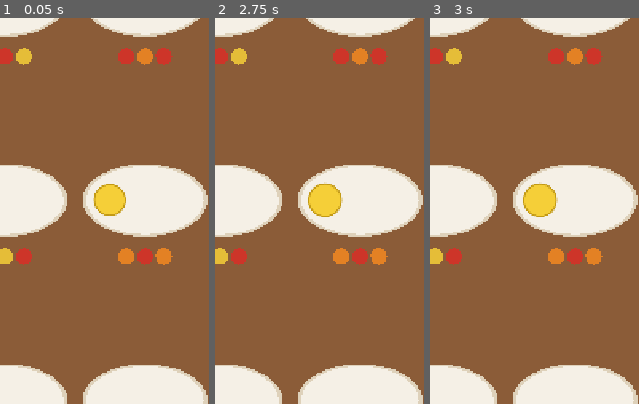
Above: before the commit, frames 1-3 (left to right).
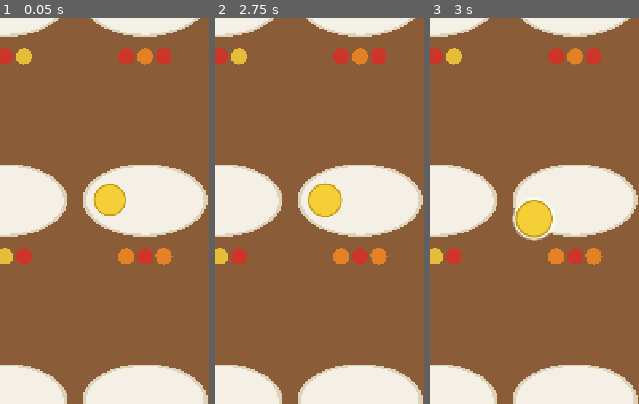
Above: after the commit, the same moments.

Repository: y-xin12/Food-Sort
Game: Godot game, scene res://scenes/main.tscn
The game is run twice, just before and just after one commit, with the same random seed, the same clock (stepped at 60 frames per second) and the same inputs.
Inputs (mouse positions are % of the whole screen's width and height, from its top left):
- Up to frame 1 (0.05 s): no input
- Up to frame 2 (2.75 s): click "Restart" at 0.5 s; click "Restart" at 1.25 s; click "Restart" at 2 s
- Up to frame 3 (3 s): tap Enter at 2.75 s; move the mouse to (74, 45) at 2.77 s; click (74, 45) at 2.92 s
The pictures show only the part of the screen within x 49-99%, y 19-69%; the shares and areas given below are measured in that part.

Frames 1-2 are identical in both runs. In frame 3, 2.0% of the frame differs, in the area x 39-62%, y 42-58%.

Commit message:
Author game layout in Godot and fix fruit dragging

Diff:
--- a/scenes/main.tscn
+++ b/scenes/main.tscn
@@ -1,6 +1,7 @@
-[gd_scene load_steps=2 format=3]
+[gd_scene load_steps=3 format=3]
 
 [ext_resource type="Script" path="res://scripts/main.gd" id="1_main"]
+[ext_resource type="PackedScene" path="res://scenes/plate.tscn" id="2_plate"]
 
 [node name="Main" type="Control"]
 anchors_preset = 15
@@ -8,4 +9,132 @@
 anchor_bottom = 1.0
 grow_horizontal = 2
 grow_vertical = 2
+mouse_filter = 2
 script = ExtResource("1_main")
+
+[node name="Background" type="ColorRect" parent="."]
+anchors_preset = 15
+anchor_right = 1.0
+anchor_bottom = 1.0
+grow_horizontal = 2
+grow_vertical = 2
+mouse_filter = 2
+color = Color(0.545, 0.36, 0.22, 1)
+
+[node name="Plates" type="Control" parent="."]
+anchors_preset = 15
+anchor_right = 1.0
+anchor_bottom = 1.0
+grow_horizontal = 2
+grow_vertical = 2
+mouse_filter = 2
+
+[node name="Plate1" parent="Plates" instance=ExtResource("2_plate")]
+offset_left = 24.0
+offset_top = 130.0
+offset_right = 248.0
+offset_bottom = 450.0
+plate_index = 0
+
+[node name="Plate2" parent="Plates" instance=ExtResource("2_plate")]
+offset_left = 248.0
+offset_top = 130.0
+offset_right = 472.0
+offset_bottom = 450.0
+plate_index = 1
+
+[node name="Plate3" parent="Plates" instance=ExtResource("2_plate")]
+offset_left = 472.0
+offset_top = 130.0
+offset_right = 696.0
+offset_bottom = 450.0
+plate_index = 2
+
+[node name="Plate4" parent="Plates" instance=ExtResource("2_plate")]
+offset_left = 24.0
+offset_top = 450.0
+offset_right = 248.0
+offset_bottom = 770.0
+plate_index = 3
+
+[node name="Plate5" parent="Plates" instance=ExtResource("2_plate")]
+offset_left = 248.0
+offset_top = 450.0
+offset_right = 472.0
+offset_bottom = 770.0
+plate_index = 4
+
+[node name="Plate6" parent="Plates" instance=ExtResource("2_plate")]
+offset_left = 472.0
+offset_top = 450.0
+offset_right = 696.0
+offset_bottom = 770.0
+plate_index = 5
+
+[node name="Plate7" parent="Plates" instance=ExtResource("2_plate")]
+offset_left = 24.0
+offset_top = 770.0
+offset_right = 248.0
+offset_bottom = 1090.0
+plate_index = 6
+
+[node name="Plate8" parent="Plates" instance=ExtResource("2_plate")]
+offset_left = 248.0
+offset_top = 770.0
+offset_right = 472.0
+offset_bottom = 1090.0
+plate_index = 7
+
+[node name="Plate9" parent="Plates" instance=ExtResource("2_plate")]
+offset_left = 472.0
+offset_top = 770.0
+offset_right = 696.0
+offset_bottom = 1090.0
+plate_index = 8
+
+[node name="Title" type="Label" parent="."]
+anchor_right = 1.0
+offset_top = 16.0
+mouse_filter = 2
+theme_override_colors/font_color = Color(0.97, 0.95, 0.9, 1)
+theme_override_font_sizes/font_size = 40
+text = "Food Sort"
+horizontal_alignment = 1
+
+[node name="Counter" type="Label" parent="."]
+anchor_right = 1.0
+offset_top = 68.0
+mouse_filter = 2
+theme_override_colors/font_color = Color(0.97, 0.95, 0.9, 1)
+theme_override_font_sizes/font_size = 26
+text = "Trios cleared: 0 / 12"
+horizontal_alignment = 1
+
+[node name="Completion" type="Label" parent="."]
+anchor_right = 1.0
+offset_top = 1100.0
+mouse_filter = 2
+theme_override_colors/font_color = Color(0.99, 0.93, 0.6, 1)
+theme_override_font_sizes/font_size = 36
+text = "Level complete!"
+horizontal_alignment = 1
+
+[node name="Restart" type="Button" parent="."]
+anchor_left = 0.5
+anchor_right = 0.5
+offset_left = -110.0
+offset_top = 1172.0
+offset_right = 110.0
+offset_bottom = 1244.0
+theme_override_font_sizes/font_size = 30
+text = "Restart"
+
+[node name="DragLayer" type="Control" parent="."]
+anchors_preset = 15
+anchor_right = 1.0
+anchor_bottom = 1.0
+grow_horizontal = 2
+grow_vertical = 2
+mouse_filter = 2
+
+[connection signal="pressed" from="Restart" to="." method="_on_restart_pressed"]
--- a/scenes/plate.tscn
+++ b/scenes/plate.tscn
@@ -3,4 +3,7 @@
 [ext_resource type="Script" path="res://scripts/plate.gd" id="1_plate"]
 
 [node name="Plate" type="Control"]
+offset_right = 224.0
+offset_bottom = 320.0
+mouse_filter = 2
 script = ExtResource("1_plate")
--- a/scripts/fruit_view.gd
+++ b/scripts/fruit_view.gd
@@ -1,3 +1,4 @@
+@tool
 ## One fruit placeholder visual: a solid colored circle drawn per fruit ID.
 ## Swap the drawing here for sprites later; the rules only use fruit IDs.
 class_name FruitView
@@ -25,7 +26,12 @@
 	var center := Vector2.ONE * radius
 	if highlighted:
 		draw_circle(center, radius + 6.0, Color(1.0, 1.0, 0.95, 0.35))
-	draw_circle(center, radius, FruitData.color_of(fruit_id))
-	draw_arc(center, radius, 0.0, TAU, 40, FruitData.outline_color_of(fruit_id), 2.5, true)
+	draw_fruit(self, center, radius, fruit_id)
 	if highlighted:
 		draw_arc(center, radius + 2.5, 0.0, TAU, 40, Color(1.0, 1.0, 0.95, 0.9), 2.5, true)
+
+
+## Shares the fruit artwork between the editor preview and the game.
+static func draw_fruit(canvas: CanvasItem, center: Vector2, fruit_radius: float, id: String) -> void:
+	canvas.draw_circle(center, fruit_radius, FruitData.color_of(id))
+	canvas.draw_arc(center, fruit_radius, 0.0, TAU, 40, FruitData.outline_color_of(id), 2.5, true)
--- a/scripts/main.gd
+++ b/scripts/main.gd
@@ -1,115 +1,65 @@
-## Main scene: warm-brown background, the 3x3 plate grid, HUD, restart
-## button and the mouse/touch drag-and-drop controller. Board rules live in
-## board.gd, the level data in level_data.gd and the plate visuals in
-## plate.gd / plate.tscn (instanced nine times).
+## Wires the authored scene to the board and handles mouse and touch drags.
 extends Control
 
-const GRID_ORIGIN := Vector2(24.0, 130.0)
-const CELL_SIZE := Vector2(224.0, 320.0)
-const GRID_COLUMNS := 3
-const GRID_ROWS := 3
-const PLATE_SCENE := preload("res://scenes/plate.tscn")
-
-const BACKGROUND_COLOR := Color(0.545, 0.36, 0.22)
-const HUD_TEXT_COLOR := Color(0.97, 0.95, 0.9)
-const COMPLETION_COLOR := Color(0.99, 0.93, 0.6)
-
 ## Drag state: {"plate": int, "slot": int, "view": FruitView, "index": int}.
+## A mouse drag uses index -1.
 var drag: Dictionary = {}
-## True while clear/refill events are animating; input is ignored then.
 var busy := false
-
 var board: Board
-var plates: Array = []
-var drag_layer: Control
-var counter_label: Label
-var completion_label: Label
-var restart_button: Button
+var plates: Array[PlateView] = []
+
+@onready var drag_layer: Control = $DragLayer
+@onready var counter_label: Label = $Counter
+@onready var completion_label: Label = $Completion
+@onready var restart_button: Button = $Restart
 
 
 func _ready() -> void:
-	_build_hud()
-	_build_plates()
-	drag_layer = Control.new()
-	drag_layer.set_anchors_preset(Control.PRESET_FULL_RECT)
-	drag_layer.mouse_filter = Control.MOUSE_FILTER_IGNORE
-	add_child(drag_layer)
+	plates.resize(LevelData.STARTING_CONTENTS.size())
+	for plate: PlateView in $Plates.get_children():
+		plates[plate.plate_index] = plate
+	get_window().focus_exited.connect(_cancel_drag)
 	board = Board.new()
 	board.load_save()
 	_refresh_all()
-	_update_hud()
-
-
-func _build_hud() -> void:
-	var background := ColorRect.new()
-	background.color = BACKGROUND_COLOR
-	background.set_anchors_preset(Control.PRESET_FULL_RECT)
-	background.mouse_filter = Control.MOUSE_FILTER_STOP
-	add_child(background)
-
-	var title_label := _add_centered_label("Food Sort", 40, 16, HUD_TEXT_COLOR)
-	add_child(title_label)
-	counter_label = _add_centered_label("", 26, 68, HUD_TEXT_COLOR)
-	add_child(counter_label)
-	completion_label = _add_centered_label("Level complete!", 36, 1100, COMPLETION_COLOR)
-	completion_label.visible = false
-	add_child(completion_label)
-
-	restart_button = Button.new()
-	restart_button.text = "Restart"
-	restart_button.add_theme_font_size_override("font_size", 30)
-	restart_button.custom_minimum_size = Vector2(220.0, 72.0)
-	restart_button.position = Vector2(250.0, 1172.0)
-	restart_button.pressed.connect(_on_restart_pressed)
-	add_child(restart_button)
-
-
-func _add_centered_label(text: String, font_size: int, y: float, color: Color) -> Label:
-	var label := Label.new()
-	label.text = text
-	label.horizontal_alignment = HORIZONTAL_ALIGNMENT_CENTER
-	label.add_theme_font_size_override("font_size", font_size)
-	label.add_theme_color_override("font_color", color)
-	label.set_anchors_preset(Control.PRESET_TOP_WIDE)
-	label.offset_top = y
-	return label
-
-
-func _build_plates() -> void:
-	var plate_scene: PackedScene = PLATE_SCENE
-	for row in GRID_ROWS:
-		for column in GRID_COLUMNS:
-			var plate: PlateView = plate_scene.instantiate()
-			plate.setup(row * GRID_COLUMNS + column)
-			plate.position = GRID_ORIGIN + Vector2(column, row) * CELL_SIZE
-			plate.size = CELL_SIZE
-			add_child(plate)
-			plates.append(plate)
-
-
-
-## Unified mouse and touch input. With touch-from-mouse emulation enabled,
-## duplicate events are harmless: pickup only starts when nothing is held
-## and release only acts while something is held.
+
+
+## Let GUI controls handle presses first. Once a fruit is held, use _input
+## so a release over a button or outside the board still ends the drag.
 func _unhandled_input(event: InputEvent) -> void:
-	if busy:
-		return
-	if event is InputEventMouseButton:
-		if event.button_index != MOUSE_BUTTON_LEFT:
+	if busy or not drag.is_empty():
+		return
+	if event is InputEventScreenTouch and event.pressed:
+		_try_pickup(event.position, event.index)
+	elif event is InputEventMouseButton and event.button_index == MOUSE_BUTTON_LEFT and event.pressed:
+		_try_pickup(event.position, -1)
+	if not drag.is_empty():
+		get_viewport().set_input_as_handled()
+
+
+func _input(event: InputEvent) -> void:
+	if drag.is_empty():
+		return
+	var index: int = drag["index"]
+	if index == -1:
+		if event is InputEventMouseMotion:
+			_update_drag(event.position)
+		elif event is InputEventMouseButton and event.button_index == MOUSE_BUTTON_LEFT and not event.pressed:
+			_finish_drag(event.position)
+		else:
 			return
-		if event.pressed:
-			_try_pickup(event.position, -1)
-		elif not drag.is_empty():
-			_finish_drag(event.position)
-	elif event is InputEventScreenTouch:
-		if event.pressed:
-			_try_pickup(event.position, event.index)
-		elif not drag.is_empty() and drag["index"] == event.index:
-			_finish_drag(event.position)
-	elif not drag.is_empty() and event is InputEventScreenDrag and event.index == drag["index"]:
+	elif event is InputEventScreenDrag and event.index == index:
 		_update_drag(event.position)
-	elif not drag.is_empty() and event is InputEventMouseMotion:
-		_update_drag(event.position)
+	elif event is InputEventScreenTouch and event.index == index and not event.pressed:
+		_finish_drag(event.position, event.canceled)
+	else:
+		return
+	get_viewport().set_input_as_handled()
+
+
+func _cancel_drag() -> void:
+	if not drag.is_empty():
+		_finish_drag(Vector2.ZERO, true)
 
 
 ## Picks up the single fruit circle nearest to the press point.
@@ -134,7 +84,6 @@
 	var view := FruitView.new(fruit, PlateView.FRUIT_RADIUS)
 	view.highlighted = true
 	view.scale = Vector2.ONE * 1.1
-	view.position = position - Vector2.ONE * PlateView.FRUIT_RADIUS
 	drag_layer.add_child(view)
 	plates[best_plate].set_slot_hidden(best_slot, true)
 	drag = {"plate": best_plate, "slot": best_slot, "view": view, "index": touch_index}
@@ -146,7 +95,8 @@
 func _update_drag(position: Vector2) -> void:
 	if drag.is_empty():
 		return
-	drag["view"].position = position - Vector2.ONE * PlateView.FRUIT_RADIUS
+	drag["view"].position = drag_layer.get_global_transform_with_canvas().affine_inverse() * position \
+		- Vector2.ONE * PlateView.FRUIT_RADIUS
 	var destination := _find_destination(position)
 	var valid := destination != -1 and board.can_drop_on(destination, drag["plate"])
 	for plate in plates:
@@ -162,7 +112,7 @@
 	for plate in plates:
 		var center: Vector2 = plate.drop_center_global()
 		var radii: Vector2 = plate.drop_radii()
-		var delta: Vector2 = position - center
+		var delta: Vector2 = plate.get_global_transform_with_canvas().affine_inverse() * position - plate.drop_center()
 		if (delta.x * delta.x) / (radii.x * radii.x) + (delta.y * delta.y) / (radii.y * radii.y) > 1.0:
 			continue
 		var distance: float = center.distance_to(position)
@@ -172,12 +122,14 @@
 	return best_plate
 
 
-func _finish_drag(position: Vector2) -> void:
+func _finish_drag(position: Vector2, canceled: bool = false) -> void:
 	var view: FruitView = drag["view"]
 	var from_plate: int = drag["plate"]
 	var from_slot: int = drag["slot"]
-	drag = {}
-	var destination := _find_destination(position)
+	drag.clear()
+	for plate in plates:
+		plate.highlight = false
+	var destination := -1 if canceled else _find_destination(position)
 	if destination != -1 and board.can_drop_on(destination, from_plate):
 		view.queue_free()
 		var events: Array = board.apply_move(from_plate, from_slot, destination)
@@ -190,20 +142,23 @@
 ## Sends the fruit back to its original slot without changing the board.
 func _return_fruit(view: FruitView, plate_index: int, slot: int) -> void:
 	var plate: PlateView = plates[plate_index]
-	var target: Vector2 = plate.slot_center_global(slot) - Vector2.ONE * PlateView.FRUIT_RADIUS
+	_set_busy(true)
+	var target: Vector2 = drag_layer.get_global_transform_with_canvas().affine_inverse() * plate.slot_center_global(slot) \
+		- Vector2.ONE * PlateView.FRUIT_RADIUS
 	var tween := create_tween()
 	tween.tween_property(view, "position", target, 0.15).set_trans(Tween.TRANS_CUBIC).set_ease(Tween.EASE_OUT)
 	tween.parallel().tween_property(view, "scale", Vector2.ONE, 0.15)
 	await tween.finished
 	view.queue_free()
 	plate.set_slot_hidden(slot, false)
+	_set_busy(false)
 
 
 ## Animates the board events of one move in order: the moved fruit lands,
 ## trios scale-and-fade, preview refills pop in and revealed batches appear.
 ## Input is blocked while this plays.
 func _play_events(events: Array) -> void:
-	busy = true
+	_set_busy(true)
 	for event in events:
 		match event["type"]:
 			Board.EVENT_MOVED:
@@ -217,8 +172,7 @@
 				_refresh_plate(event["source"], event)
 				_refresh_plate(event["plate"], event)
 	_refresh_all()
-	_update_hud()
-	busy = false
+	_set_busy(false)
 
 
 ## Applies one event snapshot to a plate: contents plus its preview.
@@ -236,15 +190,24 @@
 	_update_hud()
 
 
+func _set_busy(value: bool) -> void:
+	busy = value
+	restart_button.disabled = value
+
+
 func _update_hud() -> void:
 	counter_label.text = "Trios cleared: %d / %d" % [board.cleared_count(), LevelData.TOTAL_TRIOS]
 	completion_label.visible = board.is_complete()
 
 
 func _on_restart_pressed() -> void:
+	if busy:
+		return
 	if not drag.is_empty():
 		drag["view"].queue_free()
-		drag = {}
+		drag.clear()
+	for plate in plates:
+		plate.highlight = false
 	board.reset_to_level()
 	board.save()
 	_refresh_all()
--- a/scripts/plate.gd
+++ b/scripts/plate.gd
@@ -1,7 +1,6 @@
-## Shared component for all nine plates: draws the off-white plate oval, up
-## to three fruit circles, up to three preview circles below the plate and
-## the soft outline for the current valid drop destination. Geometry here is
-## pure math (no scene tree dependencies); main.gd drives state into it.
+@tool
+## Draws a plate and its refill preview. In the editor, show the starting
+## layout directly from LevelData without running the board or loading a save.
 class_name PlateView
 extends Control
 
@@ -26,7 +25,11 @@
 const PREVIEW_Y := 186.0
 const PREVIEW_ALPHA := 0.85
 
-var plate_index := -1
+@export_range(-1, 8) var plate_index := -1:
+	set(value):
+		plate_index = value
+		queue_redraw()
+
 var highlight := false:
 	set(value):
 		if highlight != value:
@@ -35,12 +38,7 @@
 
 var _fruits: Array = []
 var _preview_fruits: Array = []
-var _fruit_views: Array = []
-
-
-func setup(index: int) -> void:
-	plate_index = index
-	mouse_filter = Control.MOUSE_FILTER_IGNORE
+var _fruit_views: Array[FruitView] = []
 
 
 ## Rebuilds the fruit circles. Slots whose fruit changed (new or moved) get
@@ -57,7 +55,7 @@
 		_fruit_views.append(view)
 		if i >= old_fruits.size() or old_fruits[i] != fruit:
 			view.scale = Vector2.ONE * 0.3
-			var tween := create_tween()
+			var tween := view.create_tween()
 			tween.tween_property(view, "scale", Vector2.ONE, 0.16) \
 				.set_trans(Tween.TRANS_BACK).set_ease(Tween.EASE_OUT)
 	queue_redraw()
@@ -82,15 +80,13 @@
 ## Short scale-and-fade animation for a cleared trio. Await this before
 ## applying the next event snapshot.
 func play_clear_animation() -> void:
-	var tweens: Array = []
+	if _fruit_views.is_empty():
+		return
+	var tween := create_tween().set_parallel()
 	for view in _fruit_views:
-		var tween := create_tween()
 		tween.tween_property(view, "scale", Vector2.ONE * 1.3, 0.12)
-		tween.parallel().tween_property(view, "modulate:a", 0.0, 0.22).set_delay(0.06)
-		tween.chain().tween_property(view, "scale", Vector2.ZERO, 0.12)
-		tweens.append(tween)
-	for tween in tweens:
-		await tween.finished
+		tween.tween_property(view, "modulate:a", 0.0, 0.22).set_delay(0.06)
+	await tween.finished
 	_clear_fruit_views()
 	_fruits = []
 	queue_redraw()
@@ -98,6 +94,7 @@
 
 func _clear_fruit_views() -> void:
 	for view in _fruit_views:
+		view.hide()
 		view.queue_free()
 	_fruit_views.clear()
 
@@ -108,10 +105,17 @@
 	if highlight:
 		_draw_plate_ellipse_outline(PLATE_CENTER, PLATE_RADII * 1.04, HIGHLIGHT_GLOW_COLOR, 9.0)
 		_draw_plate_ellipse_outline(PLATE_CENTER, PLATE_RADII * 1.04, HIGHLIGHT_COLOR, 3.5)
-	for i in _preview_fruits.size():
+	var preview := _preview_fruits
+	if Engine.is_editor_hint() and plate_index >= 0:
+		var fruits: Array = LevelData.STARTING_CONTENTS[plate_index]
+		for i in fruits.size():
+			FruitView.draw_fruit(self, SLOT_POSITIONS[i], FRUIT_RADIUS, fruits[i])
+		var batches: Array = LevelData.RESERVE_BATCHES[plate_index]
+		preview = [] if batches.is_empty() else batches[0]
+	for i in preview.size():
 		var offset := (i - 1.0) * PREVIEW_SPACING
 		var center := Vector2(PLATE_CENTER.x + offset, PREVIEW_Y)
-		var color: Color = FruitData.color_of(_preview_fruits[i])
+		var color := FruitData.color_of(preview[i])
 		color.a = PREVIEW_ALPHA
 		draw_circle(center, PREVIEW_RADIUS, color)
 
@@ -119,13 +123,13 @@
 ## Draws a filled ellipse via a non-uniform transform. Renamed with an
 ## underscore so it does not clash with CanvasItem.draw_ellipse().
 func _draw_plate_ellipse(center: Vector2, radii: Vector2, color: Color) -> void:
-	draw_set_transform(center, 0.0, radii / Vector2.ONE.x)
+	draw_set_transform(center, 0.0, radii)
 	draw_circle(Vector2.ZERO, 1.0, color)
 	draw_set_transform(Vector2.ZERO, 0.0, Vector2.ONE)
 
 
 func _draw_plate_ellipse_outline(center: Vector2, radii: Vector2, color: Color, width: float) -> void:
-	draw_set_transform(center, 0.0, radii / Vector2.ONE.x)
+	draw_set_transform(center, 0.0, radii)
 	draw_arc(Vector2.ZERO, 1.0, 0.0, TAU, 48, color, width / radii.x, true)
 	draw_set_transform(Vector2.ZERO, 0.0, Vector2.ONE)
 
@@ -142,24 +146,25 @@
 
 ## Global center of the plate's drop ellipse.
 func drop_center_global() -> Vector2:
-	return global_position + drop_center()
+	return get_global_transform_with_canvas() * drop_center()
 
 
 ## Global center of a fruit slot (used for pickup hit tests and returns).
 func slot_center_global(slot: int) -> Vector2:
-	return global_position + SLOT_POSITIONS[slot]
+	return get_global_transform_with_canvas() * SLOT_POSITIONS[slot]
 
 
 ## Slot of the nearest fruit circle to a global point within the pickup
 ## radius, or -1.
 func find_fruit_slot_at(global_point: Vector2, slop: float = 22.0) -> int:
 	var best_slot := -1
+	var local_point := get_global_transform_with_canvas().affine_inverse() * global_point
 	var best_distance := FRUIT_RADIUS + slop
 	for i in _fruit_views.size():
 		var view: FruitView = _fruit_views[i]
 		if not view.visible:
 			continue
-		var distance := slot_center_global(i).distance_to(global_point)
+		var distance := local_point.distance_to(SLOT_POSITIONS[i])
 		if distance <= best_distance:
 			best_slot = i
 			best_distance = distance
--- a/tests/test_board.gd
+++ b/tests/test_board.gd
@@ -15,6 +15,7 @@
 	_remove_save()
 	_test_level_data()
 	await _test_drop_geometry()
+	await _test_scene_input()
 	_test_opening_match_and_refill()
 	_test_invalid_drops()
 	_test_mixed_plate_stays()
@@ -103,6 +104,66 @@
 		"pressing on a fruit picks up its slot")
 	remove_child(main)
 	main.free()
+
+
+func _test_scene_input() -> void:
+	var main = load("res://scenes/main.tscn").instantiate()
+	add_child(main)
+	var viewport := get_viewport()
+	var source: Vector2 = main.plates[3].slot_center_global(0)
+	var destination: Vector2 = main.plates[0].drop_center_global()
+	var mouse := InputEventMouseButton.new()
+	mouse.button_index = MOUSE_BUTTON_LEFT
+	mouse.position = source
+	mouse.pressed = true
+	viewport.push_input(mouse, true)
+	_check(not main.drag.is_empty(), "mouse can pick up fruit through the authored scene")
+
+	var motion := InputEventMouseMotion.new()
+	motion.position = destination
+	viewport.push_input(motion, true)
+	_check(main.plates[0].highlight, "mouse movement highlights the valid destination")
+	var mouse_release := InputEventMouseButton.new()
+	mouse_release.button_index = MOUSE_BUTTON_LEFT
+	mouse_release.position = destination
+	viewport.push_input(mouse_release, true)
+	await get_tree().create_timer(0.5).timeout
+	_check(main.drag.is_empty() and not main.busy and not main.plates[0].highlight,
+		"mouse release finishes the clear animation and clears highlighting")
+	_check(main.board.cleared_trios == ["apple"] and main.board.contents[0] == ["banana", "orange", "banana"],
+		"mouse drag clears the opening trio and refills from its preview")
+
+	source = main.plates[4].slot_center_global(0)
+	var touch := InputEventScreenTouch.new()
+	touch.index = 1
+	touch.position = source
+	touch.pressed = true
+	viewport.push_input(touch, true)
+	_check(not main.drag.is_empty(), "touch can pick up fruit through the authored scene")
+	var touch_motion := InputEventScreenDrag.new()
+	touch_motion.index = 1
+	touch_motion.position = main.plates[6].drop_center_global()
+	viewport.push_input(touch_motion, true)
+	_check(main.plates[6].highlight, "touch movement highlights the valid destination")
+	var touch_cancel := InputEventScreenTouch.new()
+	touch_cancel.index = 1
+	touch_cancel.position = touch_motion.position
+	touch_cancel.canceled = true
+	viewport.push_input(touch_cancel, true)
+	await get_tree().create_timer(0.25).timeout
+	_check(main.drag.is_empty() and not main.plates[6].highlight and main.board.contents[6].is_empty()
+		and main.plates[4].find_fruit_slot_at(source) == 0, "canceled touch returns fruit without moving it")
+
+	mouse.position = source
+	viewport.push_input(mouse, true)
+	mouse_release.position = main.restart_button.get_global_rect().get_center()
+	viewport.push_input(mouse_release, true)
+	await get_tree().create_timer(0.25).timeout
+	_check(main.drag.is_empty() and main.board.cleared_count() == 1
+		and main.plates[4].find_fruit_slot_at(source) == 0, "release over Restart returns fruit without restarting")
+	remove_child(main)
+	main.free()
+	_remove_save()
 
 
 func _test_opening_match_and_refill() -> void:
